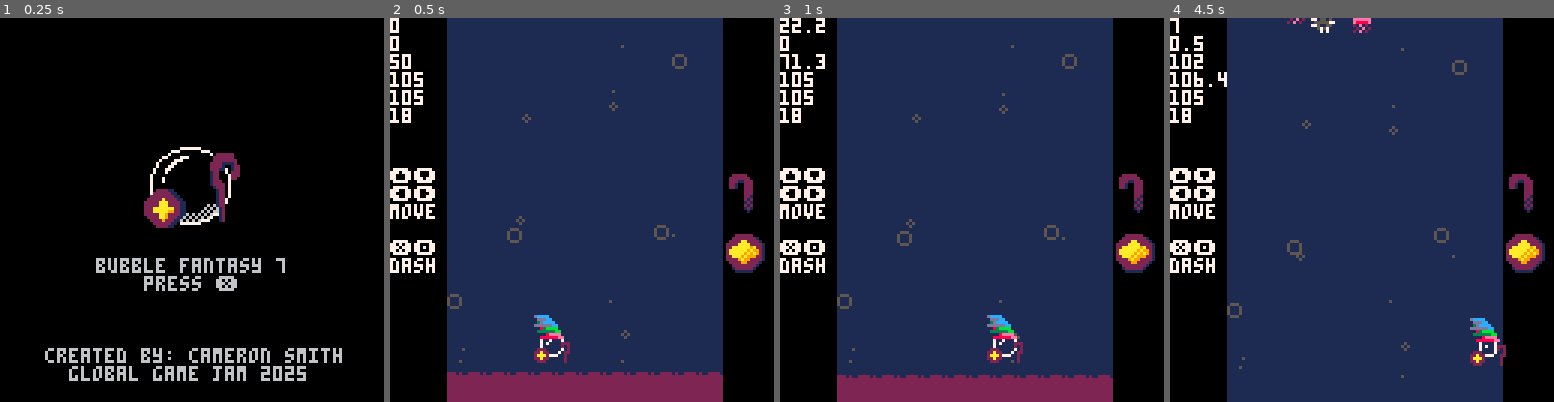
Above: before the commit, frames 1-4 (left to right).
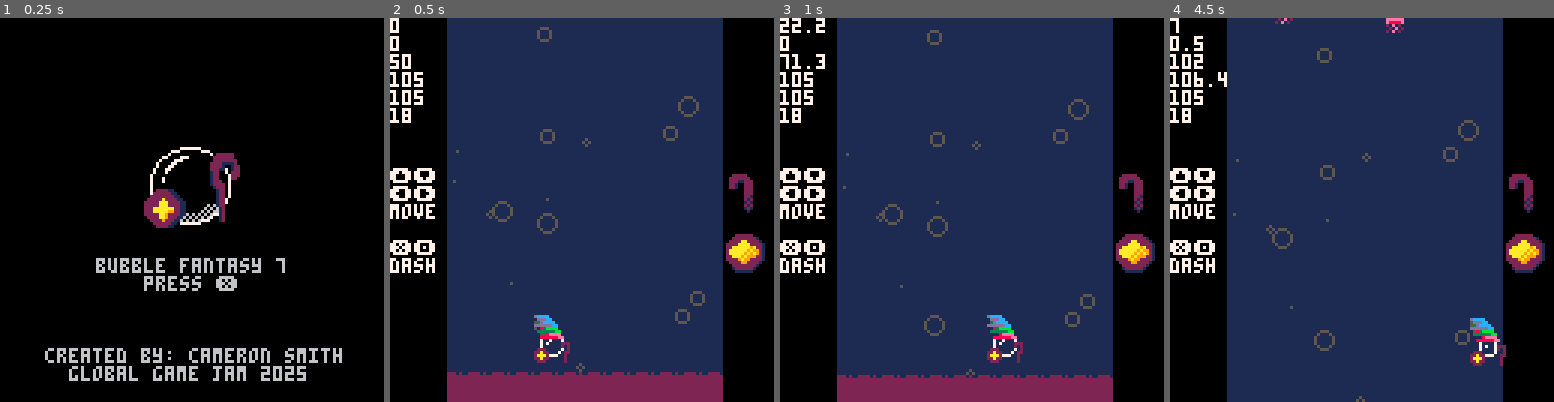
Above: after the commit, the same moments.

Repository: dumbanode/Bubble-Fantasy-7
Game: PICO-8 cartridge ggj2025.p8
Two runs of this game, one before a commit and one after it. Both use one fixed random seed, a clock stepped at 60 frames per second and the inputs below.
Inputs:
- Up to frame 1 (0.25 s): no input
- Up to frame 2 (0.5 s): tap X (X key) at 0.33 s
- Up to frame 3 (1 s): tap O (Z key) at 0.7 s
- Up to frame 4 (4.5 s): tap X (X key) at 1.07, 1.85, 2.97, 4.08 s; hold Right 1.6-2.1 s; tap O (Z key) every 0.4 s from 1.7 to 4.1 s; hold Up 2.15-2.42 s; hold Right 2.47-3.03 s; hold Left 3.08-3.58 s; hold Down 3.63-3.97 s; hold Right from 4.02 s (still down)

Frame 1 is identical in both runs. In frame 2, 1.2% of the frame differs, in the area x 14-83%, y 2-93%; in frame 3, 1.3%; in frame 4, 1.6%, in the area x 14-81%, y 0-100%.

Commit message:
Created particle object

Diff:
--- a/ggj2025.p8
+++ b/ggj2025.p8
@@ -1166,6 +1166,91 @@
 		has_dash_parts_spawn=false
 	end
 end
+
+-------------
+
+part_emit=obj:new({
+	pos={
+		x=0,
+		y=0
+	},
+	dim={
+		w=4,
+		h=4
+	},
+	active=false,
+	parts={},
+	max_parts=10,
+
+	part_config={
+		clr=7,
+		life={100,400},
+		r={1,4}
+	},
+
+	update=function(self)
+		if self.active then
+			self:spawn_particles()
+		end
+	end,
+
+	spawn_particles=function(self)
+		while count(self.parts)
+			<self.max_parts do
+			spawn_particle()
+		end
+	end,
+
+	spawn_particle=function(self)
+		-- calculate position
+		x_to_use=self.pos.x
+			+rnd(self.dim.w)
+
+		y_to_use=self.pos.y
+			+rnd(self.dim.h)
+
+		-- calculate lifetime
+		life_to_use=self.part_config.life[0]
+			+rnd(self.part_config.life[1])
+
+
+		r_to_use=self.part_config.r[0]
+			+rnd(self.part_config.r[1])
+
+		add(
+				self.parts,
+				part:new({
+					x=x_to_use,
+					y=y_to_use,
+					r=0+max_r_to_use,
+					speed=rnd(1),
+					curr_life=0,
+					lifetime=life_to_use,
+					clr=clr_to_use
+				})
+			)
+	end
+})
+
+part=obj:new({
+	dim={
+		w=0,
+		h=0,
+		r=0
+	},
+	speed=rnd(1),
+	curr_life=0,
+	lifetime=100,
+	clr=1,
+
+	draw=function(self)
+		circ(
+			self.pos.x,
+			self.pos.y,
+			self.dim.r,
+			self.clr)
+	end
+})
 -->8
 -- enemies
 -- enemy declarations
